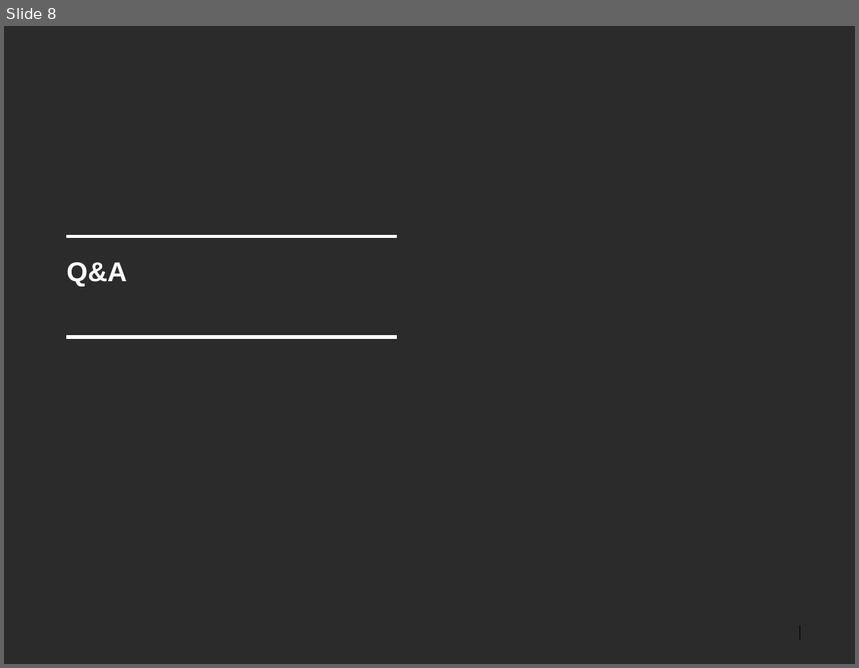
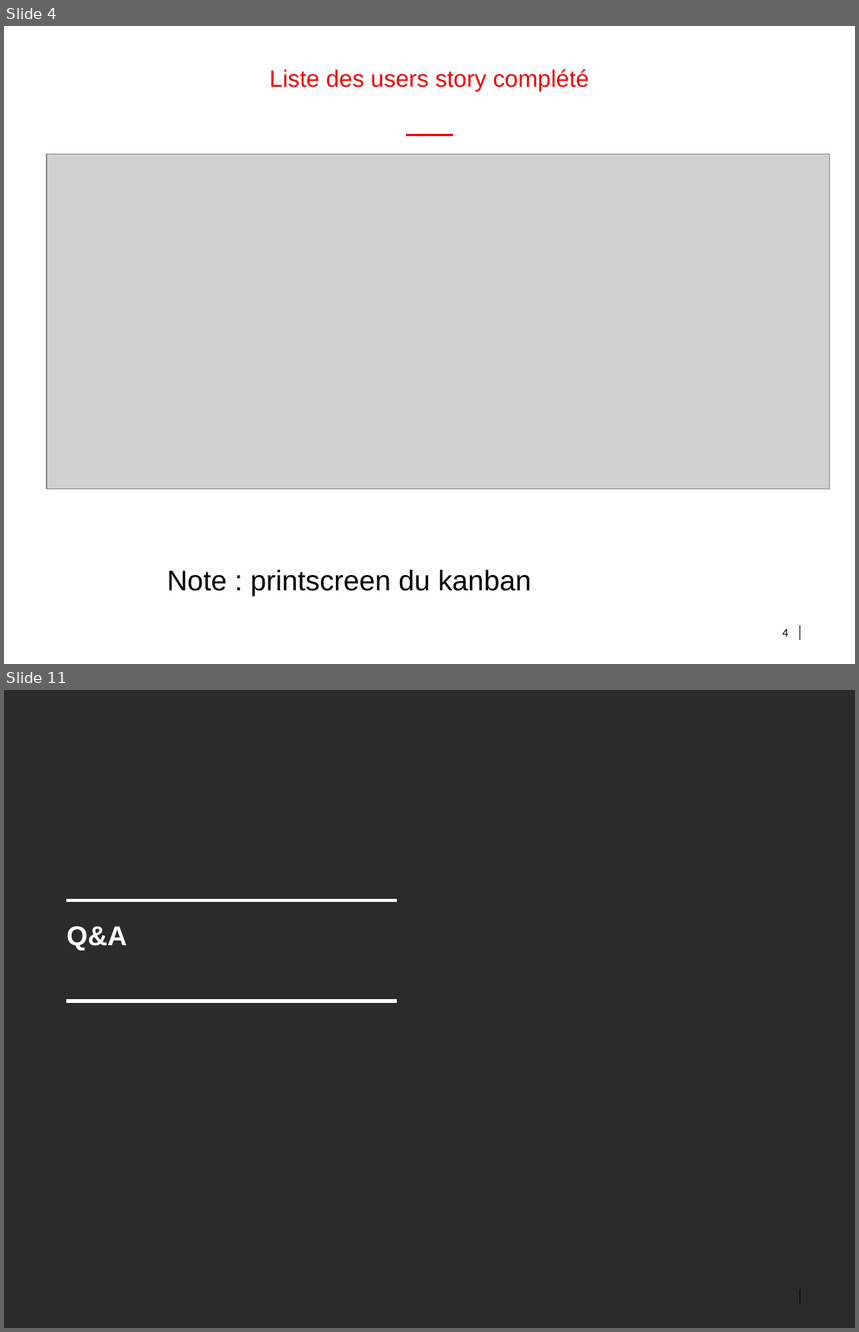
Before and after one commit to bnclab13/devops, a slide deck: doc/Presentation.pptx. Shown one above the other, each under a label of ours: slide 8 before the commit, slides 4 and 11 after it; the slides between them are not shown. The pictures are 859x668 and 859x1332 pixels, drawn with LibreOffice and Linux fonts; fonts in the diff are those of the drawing; grey boxes stand for pictures; background and template pictures are left out; a plain dark background stands for a picture behind light text. Boxes give left, top, right and bottom in pixels: in the first picture for what was removed or moved away, otherwise in the second. Text is boxed around its words. In the diff, an @@ line names an element or a change of style, - is before the commit and + after.

```diff
--- a/doc/Presentation.pptx
+++ b/doc/Presentation.pptx
@@ slide 4 added at (4, 26, 855, 664), background #FFFFFF; not listed: 2 template elements that a slide beside it also shows @@
@@ title added at (269, 69, 589, 91), 20 pt, text #F50000 @@
+Liste des users story complété
@@ line added from (406, 135) to (453, 135), #F50000 2 pt @@
@@ picture added at (47, 154, 829, 489) @@
@@ text added at (167, 570, 531, 597), 24 pt, text #000000 @@
+Note : printscreen du kanban
@@ page number added at (782, 629, 788, 637), 10 pt, text #000000 @@
+4
@@ what was slide 8 is now slide 11 @@
```
Also in this commit, not shown: 3 slides changed, 6 other slides added, 4 slides removed.
